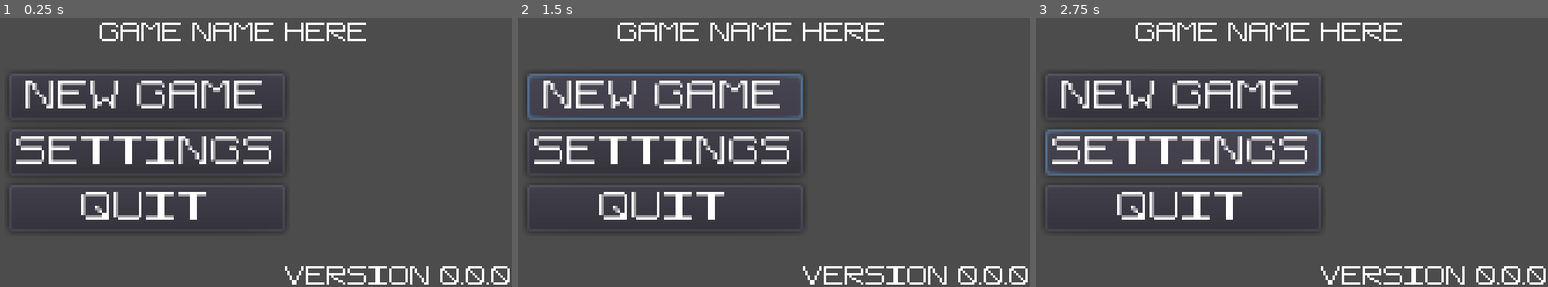
Above: before the commit, frames 1-3 (left to right).
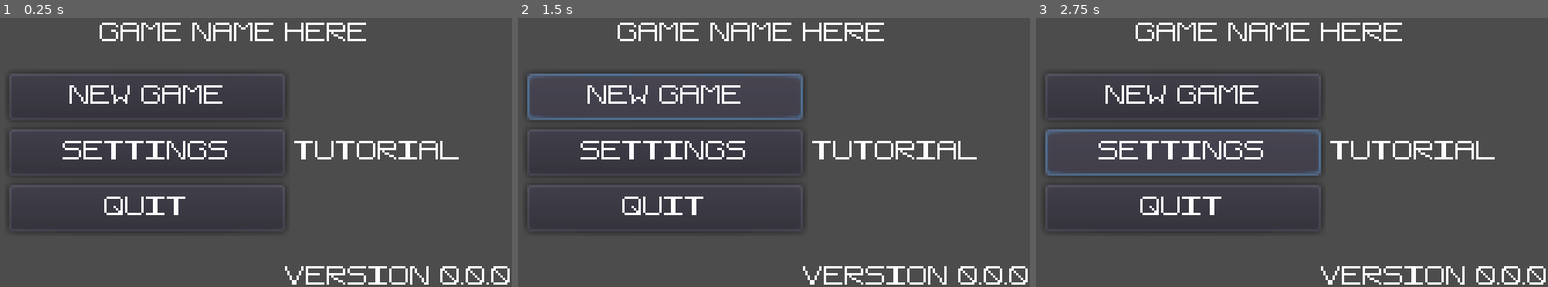
Above: after the commit, the same moments.

Repository: CMDR-Piboy314/Ludum-Dare-51
Game: Godot game, scene res://scn/UI/TitleScreen.tscn
Two runs of this game, one before a commit and one after it. Both use one fixed random seed, a clock stepped at 60 frames per second and the inputs below. This scene is started directly instead of the project's main scene.
Inputs:
- Up to frame 1 (0.25 s): no input
- Up to frame 2 (1.5 s): click "New Game" at 0.5 s; click "New Game" at 1.25 s
- Up to frame 3 (2.75 s): click "Settings" at 2 s

The runs differ from the first frame. In frame 1, 6.9% of the frame differs, in the area x 3-90%, y 23-75%; in frame 2, 6.9%; in frame 3, 6.9%.

Commit message:
Changed main menu font size

Diff:
--- a/scn/UI/Buttons/MenuButton.tscn
+++ b/scn/UI/Buttons/MenuButton.tscn
@@ -3,7 +3,7 @@
 [ext_resource path="res://res/fnt/ludum/ludum.ttf" type="DynamicFontData" id=1]
 
 [sub_resource type="DynamicFont" id=1]
-size = 12
+size = 8
 font_data = ExtResource( 1 )
 
 [node name="MenuBtn" type="Button"]
--- a/scn/UI/TitleScreen.tscn
+++ b/scn/UI/TitleScreen.tscn
@@ -84,6 +84,20 @@
 margin_right = 36.0
 margin_bottom = 43.0
 
+[node name="Temp" type="Label" parent="Menu/CenterRow/CenterContainer"]
+margin_top = 38.0
+margin_right = 72.0
+margin_bottom = 47.0
+size_flags_horizontal = 4
+custom_fonts/font = SubResource( 1 )
+text = "Tutorial"
+align = 1
+valign = 1
+uppercase = true
+__meta__ = {
+"_editor_description_": "This will be replaced by the logo"
+}
+
 [node name="Label" type="Label" parent="."]
 anchor_left = 1.0
 anchor_top = 1.0
